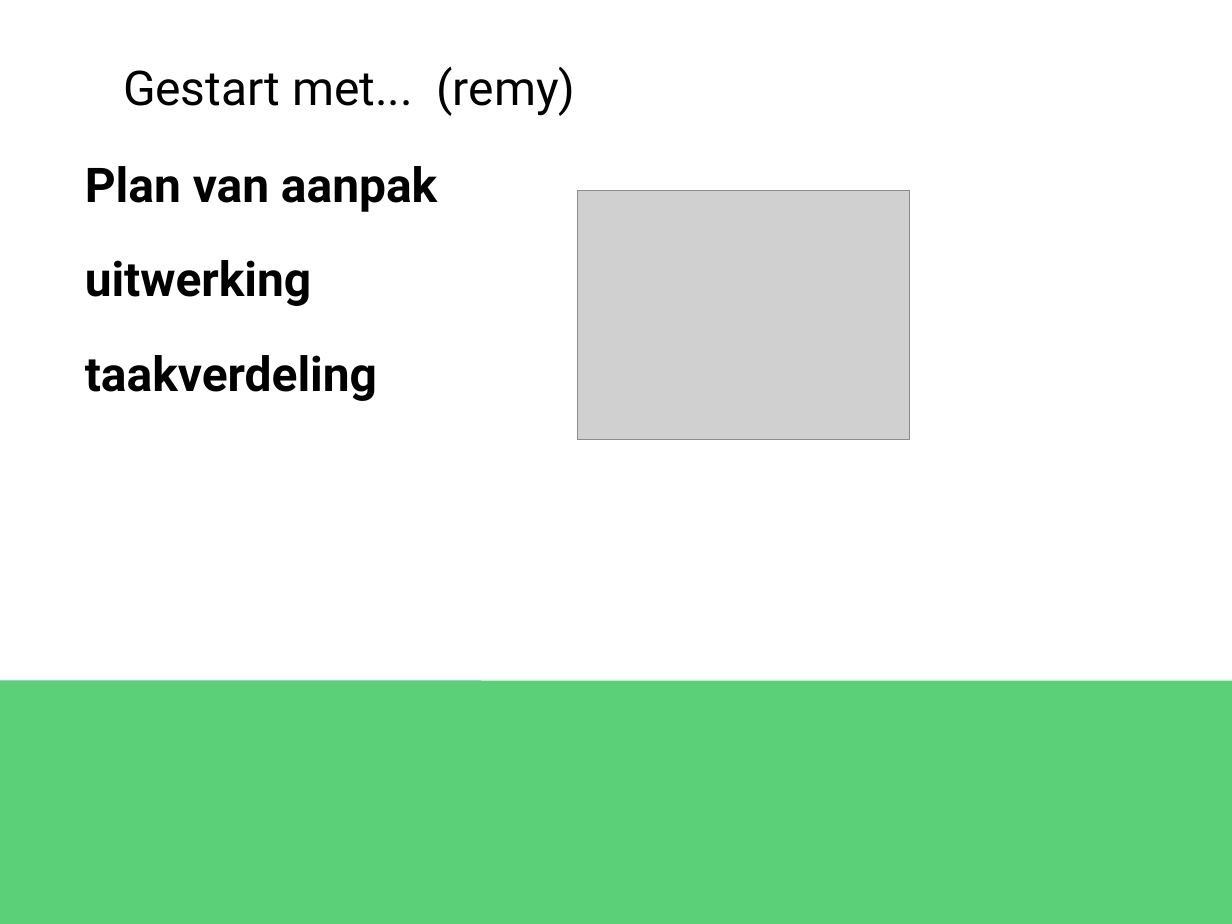
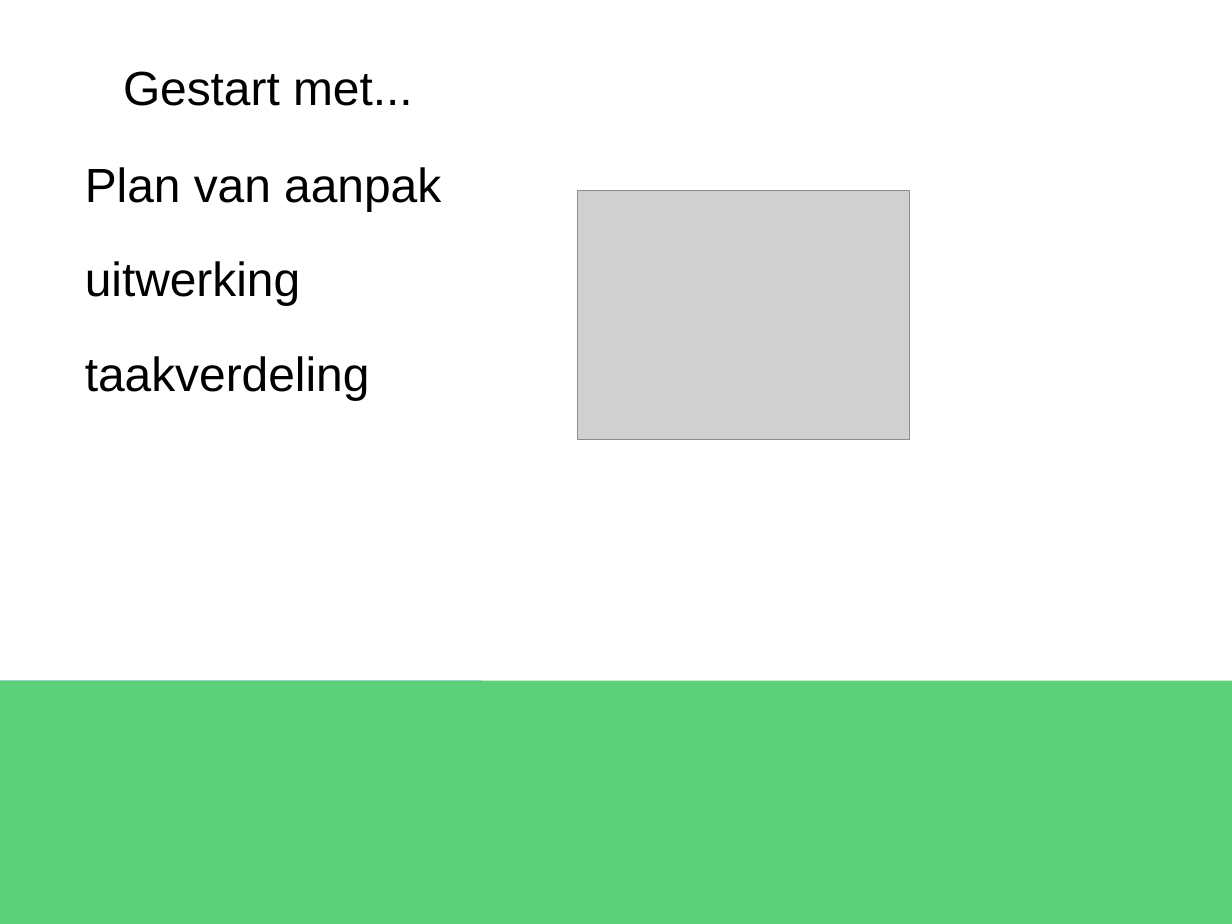
Before and after one commit to Dinilson/XNARaceGame, a slide deck: slide 2 of PRESENTATIE racegame project.pptx. Drawn at 1232x924 pixels with LibreOffice and Linux fonts; fonts in the diff are those of the drawing; grey boxes stand for pictures. Boxes give left, top, right and bottom in pixels: in the first picture for what was removed or moved away, otherwise in the second. Text is boxed around its words. In the diff, an @@ line names an element or a change of style, - is before the commit and + after.

```diff
--- a/PRESENTATIE racegame project.pptx
+++ b/PRESENTATIE racegame project.pptx
@@ text at [123, 71, 413, 106]: text changed; font Roboto to Arial @@
-Gestart met... (remy)
+Gestart met...
@@ text "Plan van aanpak" at [85, 167, 441, 400]: font Roboto to Arial, bold off @@
```
Also in this commit, not shown: 6 other slides changed.
